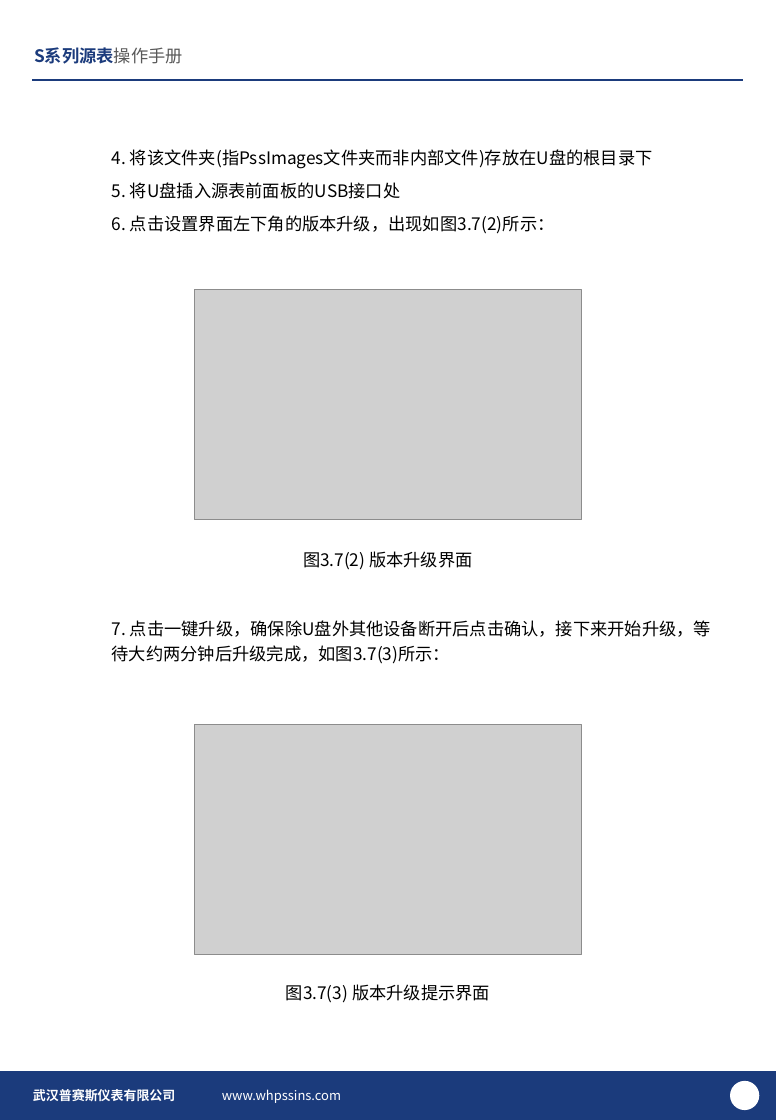
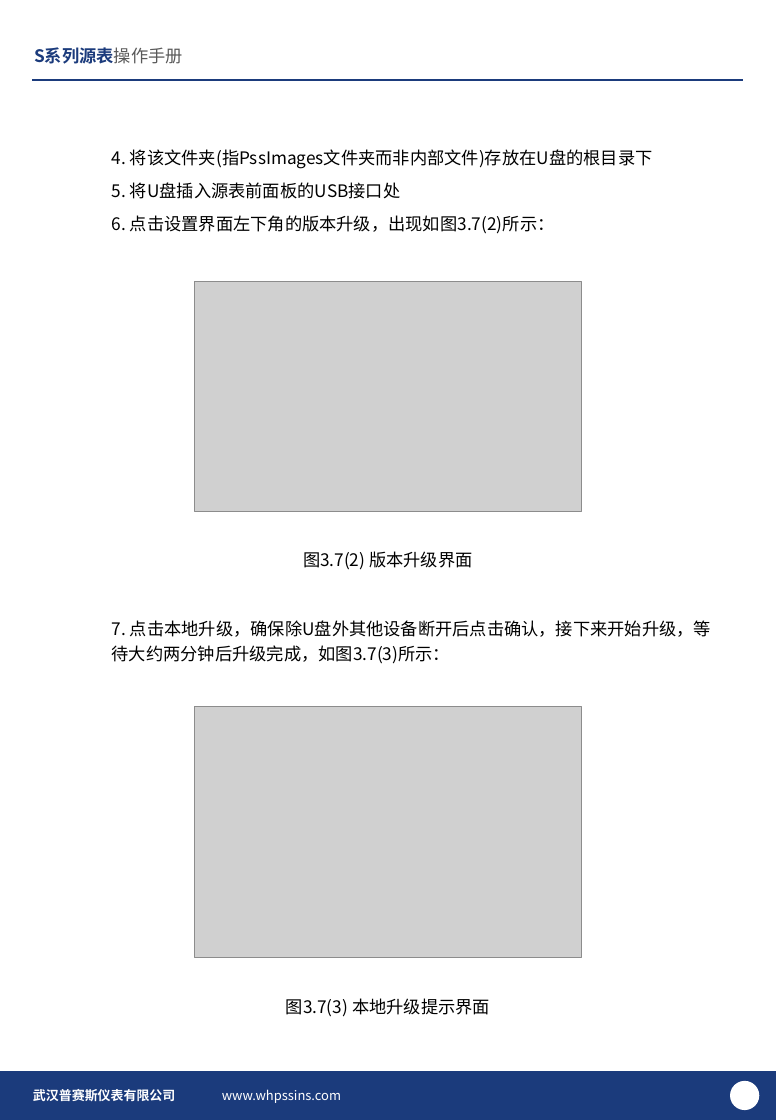
Before and after one commit to PathZW/Pss, a slide deck: slide 12 of 产品手册/Sx00/S系列源表操作手册v1.2.0.pptx. Drawn at 776x1120 pixels with LibreOffice and Linux fonts; fonts in the diff are those of the drawing; grey boxes stand for pictures; background and template pictures are left out. Boxes give left, top, right and bottom in pixels: in the first picture for what was removed or moved away, otherwise in the second. Text is boxed around its words. In the diff, an @@ line names an element or a change of style, - is before the commit and + after.

```diff
--- a/产品手册/Sx00/S系列源表操作手册v1.2.0.pptx
+++ b/产品手册/Sx00/S系列源表操作手册v1.2.0.pptx
@@ picture: place and size @@
-picture at <box>195,290,581,520</box>
+picture at <box>195,281,581,511</box>
@@ text at <box>112,620,711,664</box>: text changed @@
-7. 点击一键升级，确保除U盘外其他设备断开后点击确认，接下来开始升级，等待大约两分钟后升级完成，如图3.7(3)所示：
+7. 点击本地升级，确保除U盘外其他设备断开后点击确认，接下来开始升级，等待大约两分钟后升级完成，如图3.7(3)所示：
@@ picture: place and size @@
-picture at <box>195,725,581,956</box>
+picture at <box>195,707,581,957</box>
@@ text at <box>286,998,490,1017</box>: text changed @@
-图3.7(3) 版本升级提示界面
+图3.7(3) 本地升级提示界面
```
Also in this commit, not shown: 1 other slide changed, 1 slide added.
